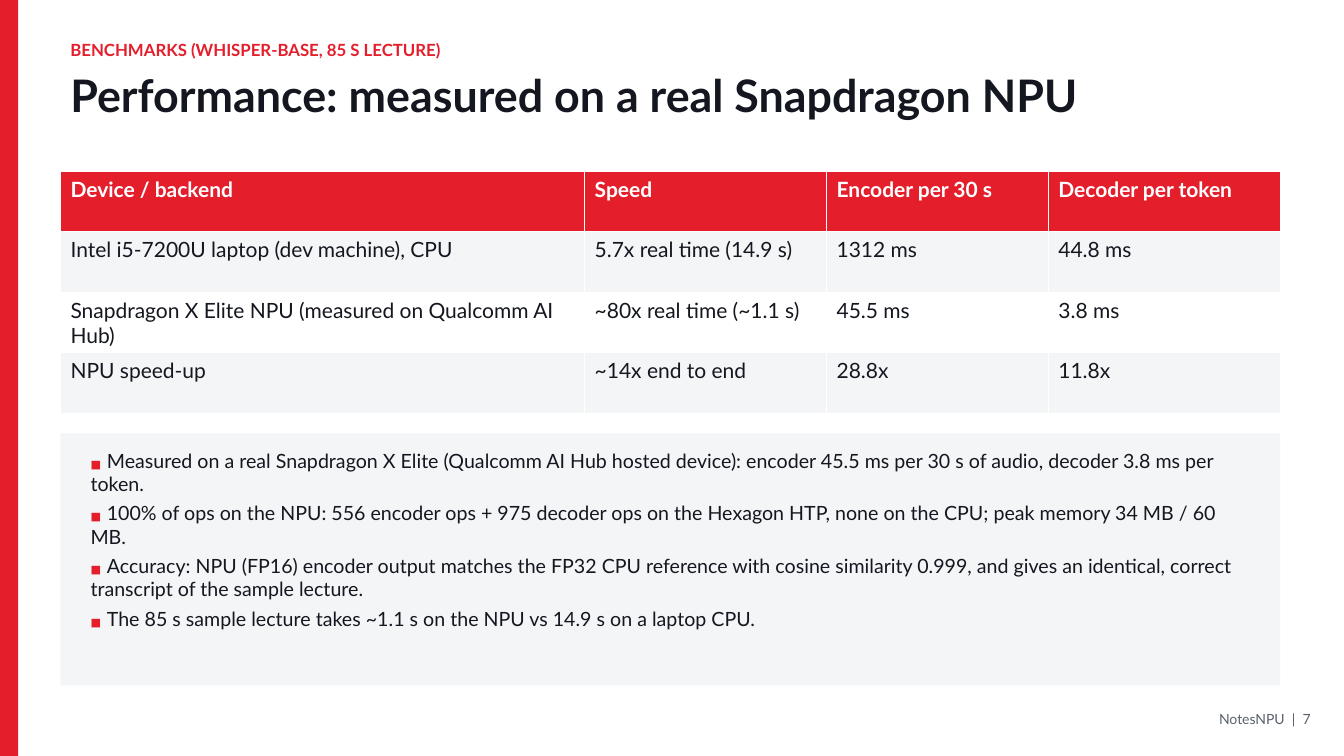
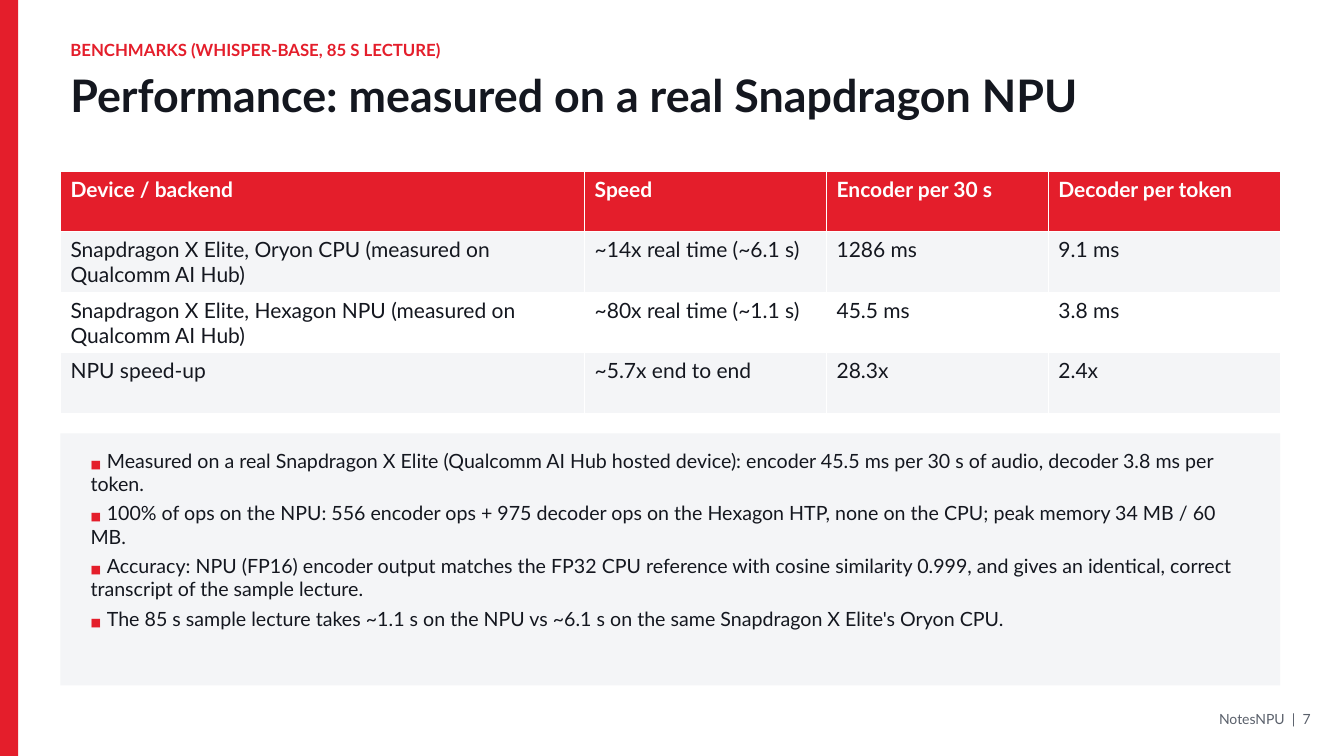
Before and after one commit to mdharishsuhaib/NotesNPU, a slide deck: slide 7 of submission/NotesNPU_Pitch.pptx. Drawn at 1344x756 pixels with LibreOffice and Linux fonts; fonts in the diff are those of the drawing. Boxes give left, top, right and bottom in pixels: in the first picture for what was removed or moved away, otherwise in the second. Text is boxed around its words. In the diff, an @@ line names an element or a change of style, - is before the commit and + after.

Commit message:
Add Snapdragon X Elite CPU vs NPU benchmark on the same device; remove dev-machine details from docs and screenshots

```diff
--- a/submission/NotesNPU_Pitch.pptx
+++ b/submission/NotesNPU_Pitch.pptx
@@ table at (x1=60, y1=171, x2=1280, y2=413) @@
-row 2: Intel i5-7200U laptop (dev machine), CPU | 5.7x real time (14.9 s) | 1312 ms | 44.8 ms
+row 2: Snapdragon X Elite, Oryon CPU (measured on Qualcomm AI Hub) | ~14x real time (~6.1 s) | 1286 ms | 9.1 ms
-row 3, column 1: Snapdragon X Elite NPU (measured on Qualcomm AI Hub)
+row 3, column 1: Snapdragon X Elite, Hexagon NPU (measured on Qualcomm AI Hub)
-row 4: NPU speed-up | ~14x end to end | 28.8x | 11.8x
+row 4: NPU speed-up | ~5.7x end to end | 28.3x | 2.4x
@@ text at (x1=107, y1=611, x2=1004, y2=630): text changed @@
-■ The 85 s sample lecture takes ~1.1 s on the NPU vs 14.9 s on a laptop CPU.
+■ The 85 s sample lecture takes ~1.1 s on the NPU vs ~6.1 s on the same Snapdragon X Elite's Oryon CPU.
```
Also in this commit, not shown: 1 other slide changed, 9 other files.
